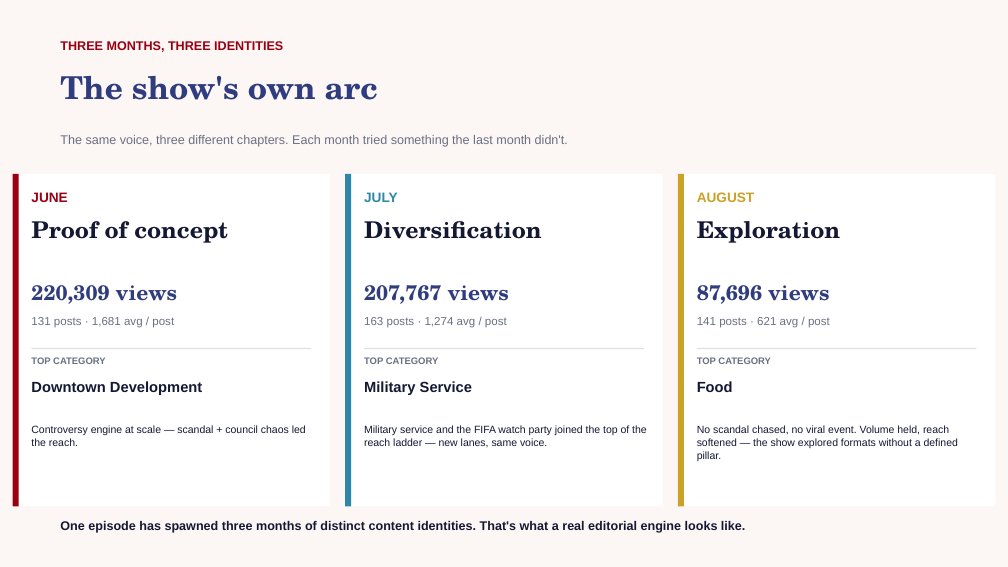
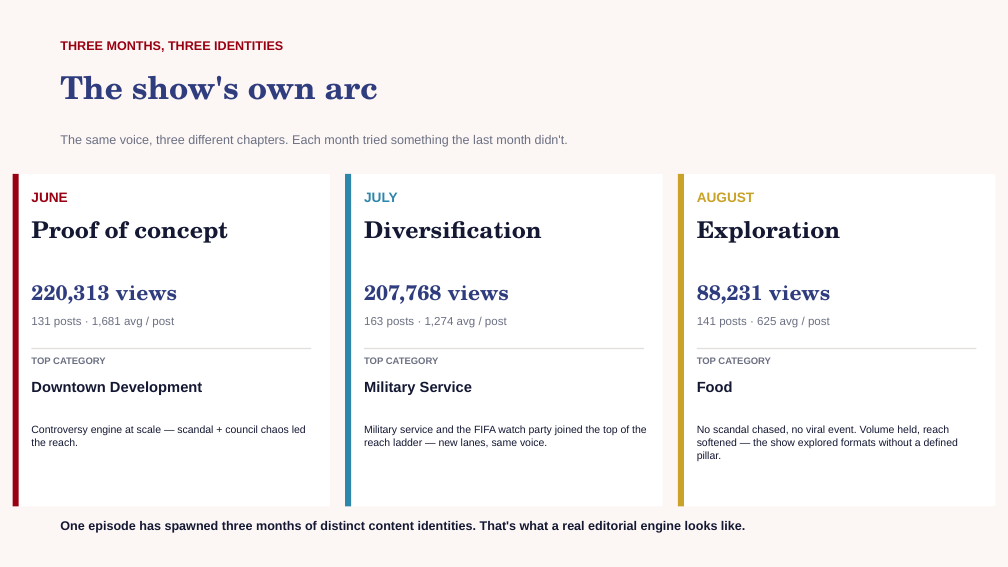
Before and after one commit to zvmmer/talking-downey-kpis, a slide deck: slide 3 of STATE_OF_THE_SHOW.pptx. Drawn at 1008x567 pixels with LibreOffice and Linux fonts; fonts in the diff are those of the drawing. Boxes give left, top, right and bottom in pixels: in the first picture for what was removed or moved away, otherwise in the second. Text is boxed around its words. In the diff, an @@ line names an element or a change of style, - is before the commit and + after.

```diff
--- a/STATE_OF_THE_SHOW.pptx
+++ b/STATE_OF_THE_SHOW.pptx
@@ text at <box>31,285,177,304</box>: text changed @@
-220,309 views
+220,313 views
@@ text at <box>364,285,509,304</box>: text changed @@
-207,767 views
+207,768 views
@@ text at <box>697,285,830,304</box>: text changed @@
-87,696 views
+88,231 views
@@ text at <box>697,317,830,328</box>: text changed @@
-141 posts · 621 avg / post
+141 posts · 625 avg / post
```
Also in this commit, not shown: 4 other slides changed, 5 other files.
